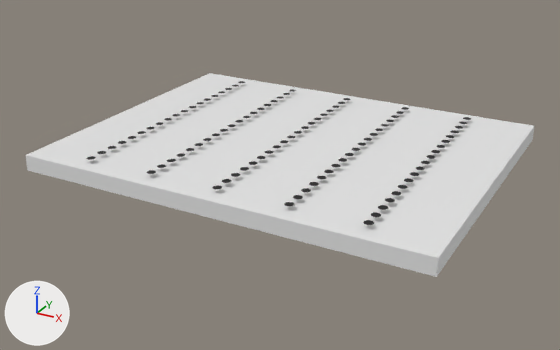
The FBX model Assets/Models/Evidence.fbx: old version first, new version second.
Before and after are seen from a camera (50 mm lens) standing at (0.572, -1.083, 0.485) and looking at (-0.008, -0.028, -0.042). Lighting does not change. The marker at lower left points along +X, +Y and +Z. Where no turn or scale is listed for an object, it has been applied to the vertices.

Script lines for the objects in view, before the commit:
```python
me_cube = bpy.data.meshes.new('Cube')
me_cube.from_pydata(...)  # a box spanning x -0.343..0.343, y -0.267..0.267, z -0.013..0.013
me_cube.materials.append(mat_material)  # white #e7e7e7
me_text = bpy.data.meshes.new('Text')
me_text.from_pydata(...)  # 4560 vertices, 4370 faces; spans x 0.023..0.508, y -0.107..0.372, z 0.0
me_text.materials.append(mat_material_001)  # black #000000
ob_cube = bpy.data.objects.new('Cube', me_cube)
ob_cube.location = (0.0, 0.0, 0.0)
ob_text = bpy.data.objects.new('Text', me_text)
ob_text.location = (-0.264, -0.139, 0.021)
```
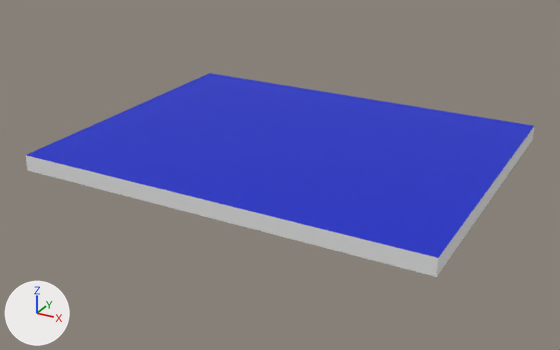
Where the newer file only moved an object's origin or applied its transform, the numbers keep the older frame.

The change in detail:
Material 'EvidenceTex' (mat_evidencetex) is new.
Its base color is (0.0, 0.0172, 0.584) (blue #0023c9).
me_cube has 8 vertices, 6 faces and spans x -0.343..0.343, y -0.267..0.267, z -0.013..0.013.
me_cube is used by ob_cube; location (0.0, 0.0, 0.0).
me_cube part 1: the 1 face centred in x 0.0, y 0.0, z 0.013 switches from mat_material (white #e7e7e7) to mat_evidencetex (blue #0024c9).
me_cube now uses material mat_evidencetex (blue #0023c9).
Object 'Text' (ob_text) is deleted.

Pixel boxes [x1, y1, x2, y2] of what changed, in the pictures (560 x 350 px):
'Text', deleted: before [86, 81, 471, 225]
part 1 of me_cube, recoloured (white to blue): [27, 73, 534, 258] in both
